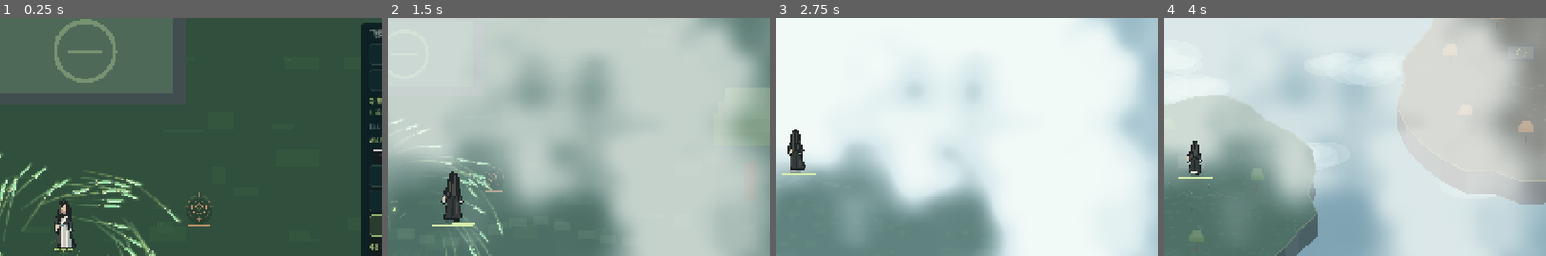
Above: before the commit, frames 1-4 (left to right).
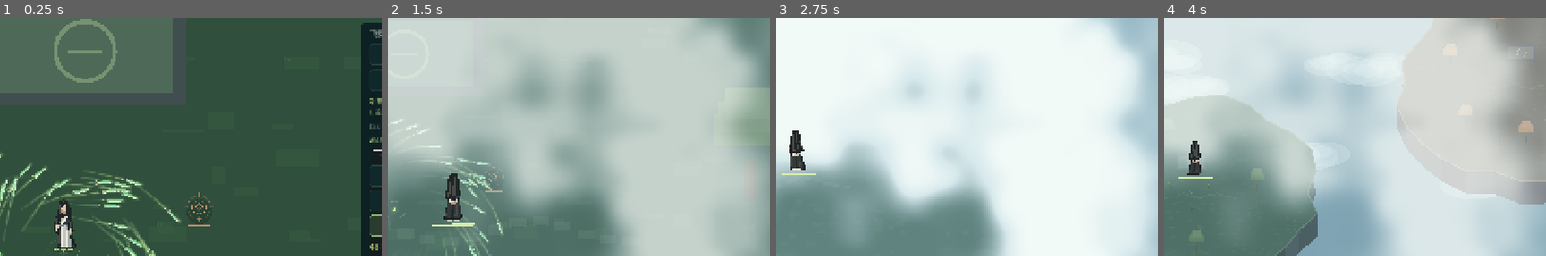
Above: after the commit, the same moments.

Repository: wobushibiantai/Flying-Sword
Game: Godot game, scene res://world.tscn
The game is run twice, just before and just after one commit, with the same random seed, the same clock (stepped at 60 frames per second) and the same inputs.
Inputs (mouse positions are % of the whole screen's width and height, from its top left):
- Up to frame 1 (0.25 s): no input
- Up to frame 2 (1.5 s): tap Enter at 0.5 s; move the mouse to (72, 45) at 0.52 s; hold Right (ui_right) 0.53-1.25 s; tap Tab at 0.6 s; click (72, 45) at 0.67 s; tap Space at 0.77 s; drag from (30, 55) to (45, 70) at 1.27 s
- Up to frame 3 (2.75 s): move the mouse to (60, 28) at 2.02 s; hold Right (ui_right) from 2.03 s (still down); tap 2 at 2.1 s
- Up to frame 4 (4 s): release Right (ui_right) at 2.75 s; drag from (45, 70) to (20, 35) at 2.77 s; move the mouse to (80, 65) at 3.52 s; hold Left (ui_left) from 3.53 s (still down); tap Enter at 3.6 s; tap Space at 3.77 s
The pictures show only the part of the screen within x 28-78%, y 1-51%; the shares and areas given below are measured in that part.

The runs differ from the first frame. In frame 1, less than 0.1% of the frame differs, in the area x 18-19%, y 89-92%; in frame 2, 0.2%, in the area x 13-20%, y 64-86%; in frame 3, 0.2%; in frame 4, 0.1%.

Commit message:
fix: redraw side profiles and add hands-behind-back flight animation

Diff:
--- a/scripts/island_world.gd
+++ b/scripts/island_world.gd
@@ -75,6 +75,7 @@
 	sky_ui.add_child(flight_avatar)
 	flight_avatar.set_physics_process(false)
 	flight_avatar.visible = false
+	flight_avatar.flying = true
 	var mount := Polygon2D.new()
 	mount.polygon = PackedVector2Array([Vector2(-42,8),Vector2(35,5),Vector2(49,8),Vector2(34,11),Vector2(-42,11)])
 	mount.color = Color("d8edac")
@@ -226,7 +227,7 @@
 		flight_avatar.facing = posmod(roundi(flight_delta.angle()/(PI/4.0)),8)
 	elif state == State.ASCENDING: flight_avatar.facing = 6
 	elif state == State.DESCENDING: flight_avatar.facing = 2
-	flight_avatar.walking = state != State.GROUND
+	flight_avatar.walking = false
 	flight_avatar.animation_time = clock
 	flight_avatar.queue_redraw()
 	_update_ui()
--- a/scripts/player.gd
+++ b/scripts/player.gd
@@ -7,6 +7,7 @@
 var paused: bool = false
 var input_enabled: bool = true
 var casting: bool = false
+var flying: bool = false
 var aim := Vector2.RIGHT
 var facing: int = 2
 var walking: bool = false
@@ -39,14 +40,17 @@
 
 func _draw() -> void:
 	texture_filter = CanvasItem.TEXTURE_FILTER_NEAREST
-	draw_ellipse_shadow()
-	var state_index := 2 if casting else (1 if walking else 0)
+	if not flying: draw_ellipse_shadow()
+	var state_index := animation_state_index()
 	var fps := 10.0 if state_index > 0 else (1.0 / 0.18)
 	var frame := posmod(int(animation_time * fps), 8)
 	var region := Rect2(frame * 64, (state_index * 8 + facing) * 80, 64, 80)
 	# Foot pivot stays fixed; sprite height fits the existing charge-ring clearance.
 	draw_texture_rect_region(ATLAS, Rect2(-44.8, -103.6, 89.6, 112), region)
 
+func animation_state_index() -> int:
+	return 3 if flying else (2 if casting else (1 if walking else 0))
+
 func draw_ellipse_shadow() -> void:
 	draw_set_transform(Vector2(0, 1), 0, Vector2(1, 0.28))
 	draw_circle(Vector2.ZERO, 15, Color(0, 0, 0, 0.20))
--- a/tests/travel_test.gd
+++ b/tests/travel_test.gd
@@ -21,6 +21,7 @@
 	for destination in [1,2,0]:
 		world.take_off()
 		check(world.state == world.State.ASCENDING,"Takeoff begins")
+		check(world.flight_avatar.flying and world.flight_avatar.animation_state_index() == 3,"Takeoff uses hands-behind-back flight pose")
 		check(ground.swarm.paused and not ground.player.input_enabled,"Combat frozen during travel")
 		check(not ground.is_processing_input(),"Ground hotkeys disabled in sky")
 		world.advance(1.5)
@@ -28,6 +29,7 @@
 		check(world.cloud_material.get_shader_parameter("cover") > 0.5,"Ascent crosses dense cloud layer")
 		world.advance(3.0)
 		check(world.state == world.State.SKY,"Reach high-altitude selection")
+		check(not world.flight_avatar.walking and world.flight_avatar.animation_state_index() == 3,"Sky flight never plays walking")
 		var choose := InputEventKey.new()
 		choose.keycode = KEY_1 + destination
 		choose.pressed = true
Binary file changed: assets/character/swordsman.aseprite
Binary file changed: assets/character/swordsman.png
Not shown, changed: README.md
Not shown, changed: art/generate_swordsman.lua
Not shown, changed: art/preview_swordsman.py
Not shown, changed: art/verify_swordsman.lua
